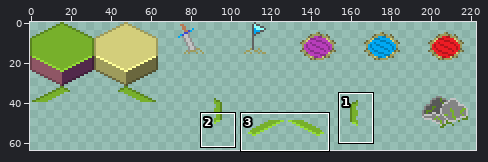
One commit to this sprite sheet: 02-Maze Solver/Textures.png. Above: a wide view before the commit, with the close-up outlined.
Close-up. As it was:
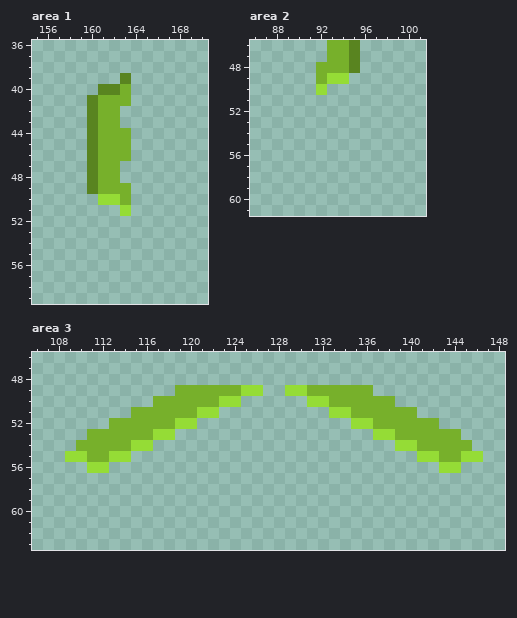
The file is 224x64 pixels. Shown: area 1: x 155..170, y 36..59; area 2: x 86..101, y 46..61; area 3: x 106..148, y 46..63. The wide view leaves out empty margins. The commit also changed other parts of the picture, which this record leaves out.
After the commit:
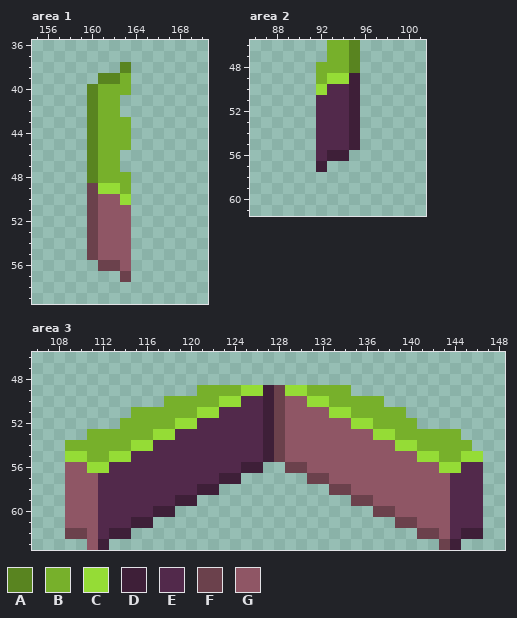
Palette (. is transparent): A #598420  B #77b02b  C #95dc36  D #3e1f38  E #52294b  F #6b414c  G #8f5665
What changed:
Area 1:
y 38: x 163 . -> A
y 39: x 161..163 ..A -> AAB
y 40: x 160..162 .AA -> ABB
y 41: x 163 B -> .
y 43: x 163 . -> B
y 46: x 163 B -> .
y 48: x 163 . -> B
y 49: x 160..162 ABB -> FCC
y 50: x 160..163 .CCB -> FGGC
y 51: x 160..163 ...C -> FGGG
y 52..55: x 160..163 .... -> FGGG
y 56: x 161..163 ... -> FFG
y 57: x 163 . -> F
Area 2:
y 49: x 95 . -> D
y 50: x 93..95 ... -> EED
y 51..55: x 92..95 .... -> EEED
y 56: x 92..94 ... -> EDD
y 57: x 92 . -> D
Area 3:
y 49: x 119..120 BB -> ..; x 127..128 .. -> DF; x 135..136 BB -> ..
y 50: x 117 B -> .; x 125..130 ...... -> EEDFGG; x 138 B -> .
y 51: x 123..132 .......... -> EEEEDFGGGG; x 140 B -> .
y 52: x 113 B -> .; x 121..134 .............. -> EEEEEEDFGGGGGG; x 141..142 BB -> ..
y 53: x 119..136 .................. -> EEEEEEEEDFGGGGGGGG
y 54: x 109 . -> B; x 117..138 ...................... -> EEEEEEEEEEDFGGGGGGGGGG
y 55: x 115..140 .......................... -> EEEEEEEEEEEEDFGGGGGGGGGGGG
y 56: x 109..110 .. -> GG; x 113..126 .............. -> EEEEEEEEEEEEDD; x 129..142 .............. -> FFGGGGGGGGGGGG; x 145..146 .. -> EE
y 57: x 109..124 ................ -> GGGEEEEEEEEEEEDD; x 131..146 ................ -> FFGGGGGGGGGGGEEE
y 58: x 109..122 .............. -> GGGEEEEEEEEEDD; x 133..146 .............. -> FFGGGGGGGGGEEE
y 59: x 109..120 ............ -> GGGEEEEEEEDD; x 135..146 ............ -> FFGGGGGGGEEE
y 60: x 109..118 .......... -> GGGEEEEEDD; x 137..146 .......... -> FFGGGGGEEE
y 61: x 109..116 ........ -> GGGEEEDD; x 139..146 ........ -> FFGGGEEE
y 62: x 109..114 ...... -> FFGEDD; x 141..146 ...... -> FFGEDD
y 63: x 111..112 .. -> GD; x 143..144 .. -> FD
Changed places in both close-ups, as pixel boxes (x1, y1, x2, y2):
changed: (87, 62, 131, 282)
added: (316, 73, 360, 172)
changed: (65, 385, 483, 550)
